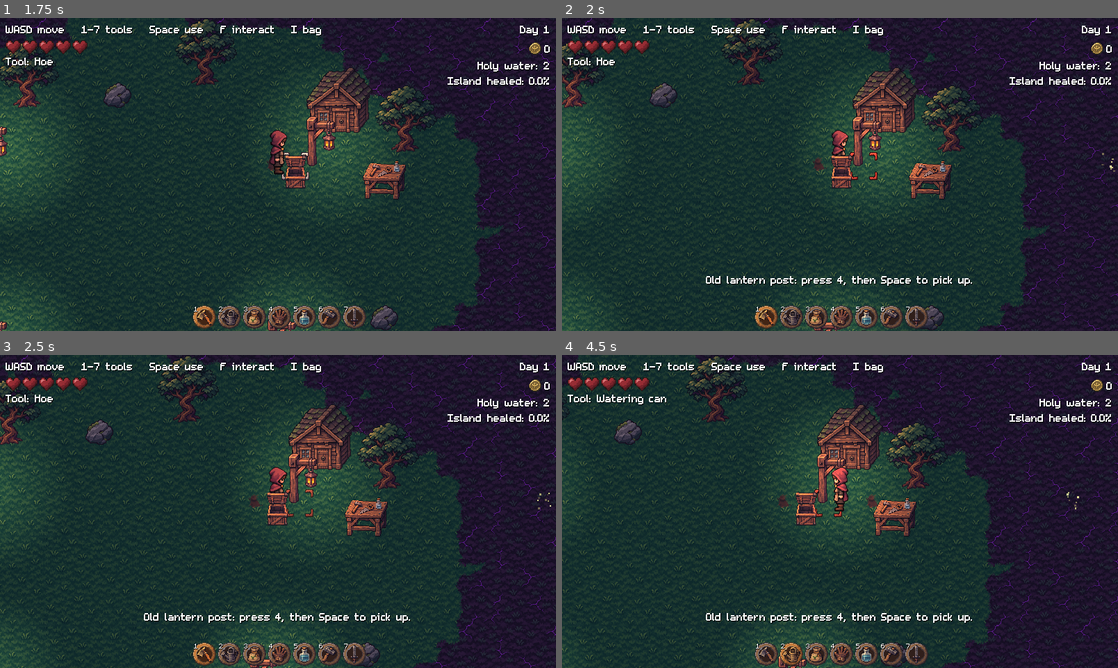
Above: before the commit, frames 1-4 (two rows, left to right).
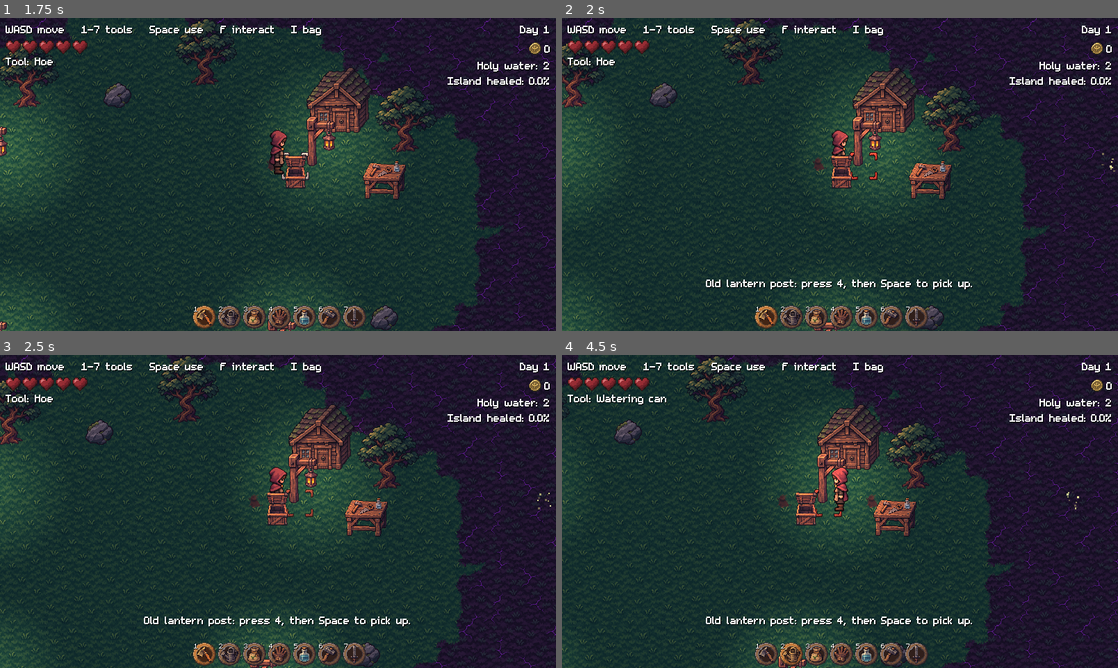
Above: after the commit, the same moments.

Repository: sudo0x/GameDevelopments
Game: Godot game, scene res://scenes/ui/title_screen.tscn
Two runs of this game, one before a commit and one after it. Both use one fixed random seed, a clock stepped at 60 frames per second and the inputs below.
Inputs (mouse positions are in pixels of both pictures, inside the frame that each line leads up to):
- Up to frame 1 (1.75 s): click "New Game" at 0.5 s; tap Enter (ui_accept) at 1.25, 1.52 s; move the mouse to (400, 158) at 1.27 s; hold D (move_right) from 1.28 s (still down); hold F (interact) from 1.28 s (still down); click (400, 158) at 1.42 s
- Up to frame 2 (2 s): keep holding D (move_right); keep holding F (interact)
- Up to frame 3 (2.5 s): release D (move_right) at 2 s; release F (interact) at 2 s; drag from (166, 527) to (322, 480) at 2.02 s
- Up to frame 4 (4.5 s): move the mouse to (895, 442) at 2.77 s; hold D (move_right) 2.78-3.5 s; hold Q (seed_prev) 2.78-3.5 s; drag from (812, 574) to (884, 527) at 3.52 s; tap Enter (ui_accept) at 4.25 s; move the mouse to (1006, 558) at 4.27 s; hold A (move_left) from 4.28 s (still down); tap 2 (tool_2) at 4.35 s

Frame 1 is identical in both runs. In frame 2, 0.9% of the frame differs, in the area x 25-74%, y 82-87%; in frame 3, 0.9%; in frame 4, 0.9%.

Commit message:
Fix phone findings 18 to 20: pause button, top gap, message text
Move the phone pause button to the top right corner, with a smaller,
lighter icon, and shift the top right text left to make room.

On phones, move the hearts and tool text up into the hidden hint line,
and keep long messages between the joystick and seed arrows.

Co-Authored-By: Claude Opus 5.5 <noreply@anthropic.com>

Diff:
--- a/scripts/ui/touch_controls.gd
+++ b/scripts/ui/touch_controls.gd
@@ -24,12 +24,29 @@
 ## Wide screens have room to keep the right-hand buttons away from the curved edge, and a thumb
 ## reaches them better there. A 16:9 screen has no room to spare.
 const MAX_SIDE_INSET := 20.0
+## The top right text moves left by this while the pause button sits in its corner.
+const PAUSE_TEXT_GAP := 40.0
+const TEXT_EDGE_GAP := 8.0
+const TOP_RIGHT_TEXT: Array[String] = ["DayLabel", "MoneyRow", "StatusLabel"]
+## Computers show a help line above the hearts. Phones don't, so these move up into its place.
+const HINT_ROOM := 24.0
+const TOP_LEFT_Y: Dictionary[String, float] = {"HeartsBar": 32.0, "ToolLabel": 52.0}
+## Messages near the bottom stay between the joystick and the seed arrows, wrapping if they must.
+## Each row is a label with its bottom edge on a computer, then on a phone, from the screen bottom.
+const MESSAGE_SIDE_GAP := 40.0
+const TOUCH_MESSAGE_SIDE_GAP := 181.0
+const MESSAGE_HEIGHT := 24.0
+const MESSAGES: Array[Array] = [["CropStatusLabel", -60.0, -36.0], ["NoticeLabel", -36.0, -84.0]]
 ## Where the Act button starts on the base screen.
 const ACT_LEFT := 501.0
 ## Text, action, center, size, and the edge it follows. Buttons with no text show an icon: Bag,
 ## Act and pause have their own, and Use shows the selected tool, so you can see what it will do.
 const BAG_ICON := preload("res://assets/ui/bag.png")
 const PAUSE_ICON := preload("res://assets/ui/pause_icon.png")
+## Smaller and lighter than other icons: full size, the dark bars hid the ring and sank into
+## the curse.
+const PAUSE_ICON_SIZE := 0.55
+const PAUSE_ICON_COLOR := Color(1.8, 1.7, 1.5)
 ## Act (interact): "you can do something here", unlike any tool icon.
 const ACT_ICON := preload("res://assets/ui/act_icon.png")
 const ACTION_BUTTONS: Array[Array] = [
@@ -38,8 +55,8 @@
 	["", "inventory", Vector2(526, 262), 42.0, Vector2.ONE],
 	["<", "seed_prev", Vector2(476, 300), 34.0, Vector2.ONE],
 	[">", "seed_next", Vector2(476, 340), 34.0, Vector2.ONE],
-	# Pause: Esc's action, so the pause menu doesn't need to know about touch.
-	["", "ui_cancel", Vector2(320, 22), 34.0, Vector2(0.5, 0)],
+	# Pause, in the top right corner: Esc's action, so the pause menu doesn't need to know about touch.
+	["", "ui_cancel", Vector2(614, 24), 34.0, Vector2(1, 0)],
 ]
 ## The only buttons left showing under an open menu: they're what close it.
 const SHOWN_UNDER_MENUS: Array[String] = ["use_tool", "interact", "inventory"]
@@ -74,7 +91,9 @@
 		if entry[1] == "inventory":
 			_add_icon(button, BAG_ICON)
 		elif entry[1] == "ui_cancel":
-			_add_icon(button, PAUSE_ICON)
+			var pause_icon := _add_icon(button, PAUSE_ICON)
+			pause_icon.scale *= PAUSE_ICON_SIZE
+			pause_icon.modulate = PAUSE_ICON_COLOR
 		elif entry[1] == "interact":
 			_add_icon(button, ACT_ICON)
 		elif entry[1] == "use_tool":
@@ -114,9 +133,10 @@
 	var inset := side_inset(self)
 	for placed: Dictionary in _placed:
 		var at: Vector2 = placed["at"] + extra * placed["anchor"]
-		if placed["anchor"].x == 1.0:
+		if placed["anchor"] == Vector2.ONE:
 			at.x -= inset
 		placed["control"].position = at
+	_fit_messages()
 
 
 func set_active(value: bool) -> void:
@@ -124,11 +144,43 @@
 	visible = value
 	GameState.touch_mode = value
 	hint.visible = not value
+	_make_room_for_pause(value)
+	_use_hint_room(value)
+	_fit_messages()
 	if not value:
 		_release_movement()
 	_show_selected_tool()
 	# Help text on screen depends on the controls in use.
 	GameState.inventory_changed.emit()
+
+
+func _make_room_for_pause(on: bool) -> void:
+	var right := -TEXT_EDGE_GAP - (PAUSE_TEXT_GAP if on else 0.0)
+	for text_name in TOP_RIGHT_TEXT:
+		var text: Control = get_parent().get_node(text_name)
+		var width := text.offset_right - text.offset_left
+		text.offset_right = right
+		text.offset_left = right - width
+
+
+func _fit_messages() -> void:
+	var side := TOUCH_MESSAGE_SIDE_GAP + side_inset(self) if active else MESSAGE_SIDE_GAP
+	for message in MESSAGES:
+		var label: Label = get_parent().get_node(message[0])
+		var bottom: float = message[2] if active else message[1]
+		label.autowrap_mode = TextServer.AUTOWRAP_WORD_SMART if active else TextServer.AUTOWRAP_OFF
+		label.vertical_alignment = VERTICAL_ALIGNMENT_BOTTOM
+		label.grow_vertical = Control.GROW_DIRECTION_BEGIN
+		label.offset_left = side
+		label.offset_right = -side
+		label.offset_top = bottom - MESSAGE_HEIGHT
+		label.offset_bottom = bottom
+
+
+func _use_hint_room(on: bool) -> void:
+	for item_name: String in TOP_LEFT_Y:
+		var item: Control = get_parent().get_node(item_name)
+		item.position.y = TOP_LEFT_Y[item_name] - (HINT_ROOM if on else 0.0)
 
 
 ## A hidden joystick can't see its finger lift, so it would keep the player walking.
--- a/tests/test_pause.gd
+++ b/tests/test_pause.gd
@@ -62,7 +62,7 @@
 	var controls: Node = main.get_node("HUD/TouchControls")
 	controls.set_active(true)
 	await process_frame
-	await tap(Vector2(320, 22))
+	await tap(Vector2(614, 24))
 	check("the pause button pauses", pause.visible and paused)
 	pause.resume_button.pressed.emit()
 	# The Use button shows the selected tool, so you can see what it will do.
--- a/tests/test_wide_screen.gd
+++ b/tests/test_wide_screen.gd
@@ -44,6 +44,16 @@
 	check("project keeps whole pixels", ProjectSettings.get_setting("display/window/stretch/scale_mode") == "integer")
 	var base: Vector2 = root.get_visible_rect().size
 	check("a 16:9 screen is unchanged", base == Vector2(640, 360))
+	# Long messages must clear the thumb controls, on the tightest screen.
+	var crop_text: Label = hud.get_node("CropStatusLabel")
+	crop_text.text = "Old lantern post: tap the glove, then Use to pick up."
+	await wait(2)
+	var text_rect: Rect2 = crop_text.get_global_rect()
+	check("a long message clears the joystick", text_rect.position.x >= 138.0)
+	check("a long message clears the seed arrows", text_rect.end.x <= 459.0)
+	check("a long message stays above the tool bar", text_rect.end.y <= 324.0)
+	check("notices sit above crop text", hud.get_node("NoticeLabel").get_global_rect().end.y <= text_rect.position.y)
+	crop_text.text = ""
 	var use_button: Node2D = controls.get_children().filter(
 		func(n: Node) -> bool: return n is TouchScreenButton and n.action == "use_tool")[0]
 	var use_at := use_button.position
@@ -58,9 +68,16 @@
 	var stick: Control = controls.get_node("Joystick")
 	check("joystick is on the bottom edge", is_equal_approx(stick.get_global_rect().end.y, screen.y))
 	check("joystick stays on the left", stick.position.x == 0.0)
-	check("day stays in the top right", is_equal_approx(hud.get_node("DayLabel").get_global_rect().end.x, screen.x - 8.0))
-	check("status stays on the right", is_equal_approx(hud.get_node("StatusLabel").get_global_rect().end.x, screen.x - 8.0))
-	check("notices stay at the bottom", is_equal_approx(hud.get_node("NoticeLabel").get_global_rect().end.y, screen.y - 36.0))
+	var pause_button: Node2D = controls.get_node("ToolBar").get_children().filter(
+		func(n: Node) -> bool: return n is TouchScreenButton and n.action == "ui_cancel")[0]
+	check("pause stays in the top right corner", pause_button.position == Vector2(597 + extra.x, 7))
+	var bars: Sprite2D = pause_button.get_child(0)
+	check("pause icon leaves the ring showing", bars.texture.get_height() * bars.scale.y <= 64.0 * 0.5)
+	check("hearts use the empty hint line", hud.get_node("HeartsBar").position.y == 8.0)
+	check("tool text follows the hearts", hud.get_node("ToolLabel").position.y == 28.0)
+	check("day makes room for pause", is_equal_approx(hud.get_node("DayLabel").get_global_rect().end.x, screen.x - 48.0))
+	check("status lines up with day", is_equal_approx(hud.get_node("StatusLabel").get_global_rect().end.x, screen.x - 48.0))
+	check("notices follow the bottom edge", is_equal_approx(hud.get_node("NoticeLabel").get_global_rect().end.y, screen.y - 84.0))
 	check("the fade covers the screen", hud.get_node("Fade").get_global_rect().size.is_equal_approx(screen))
 
 	# Fingers have to land on the moved buttons, not where they were.
@@ -78,6 +95,8 @@
 	controls.set_active(false)
 	var keys: Node2D = hud.get_node("KeyToolBar")
 	check("the computer tool bar moves", keys.position.is_equal_approx(extra * Vector2(0.5, 1)))
+	check("the text goes back on a computer", is_equal_approx(hud.get_node("DayLabel").get_global_rect().end.x, screen.x - 8.0))
+	check("hearts go back under the hint", hud.get_node("HeartsBar").position.y == 32.0)
 	root.size = Vector2i(1280, 720)
 	await wait(3)
 	check("back on 16:9 it's in place", keys.position.is_equal_approx(Vector2.ZERO))
Not shown, changed: CLAUDE.md
Not shown, changed: docs/16_2026-11-04_fixes-log.md
Not shown, changed: docs/17_2026-11-04_decisions-log.md
Not shown, changed: docs/19_2026-11-04_playtest.md
